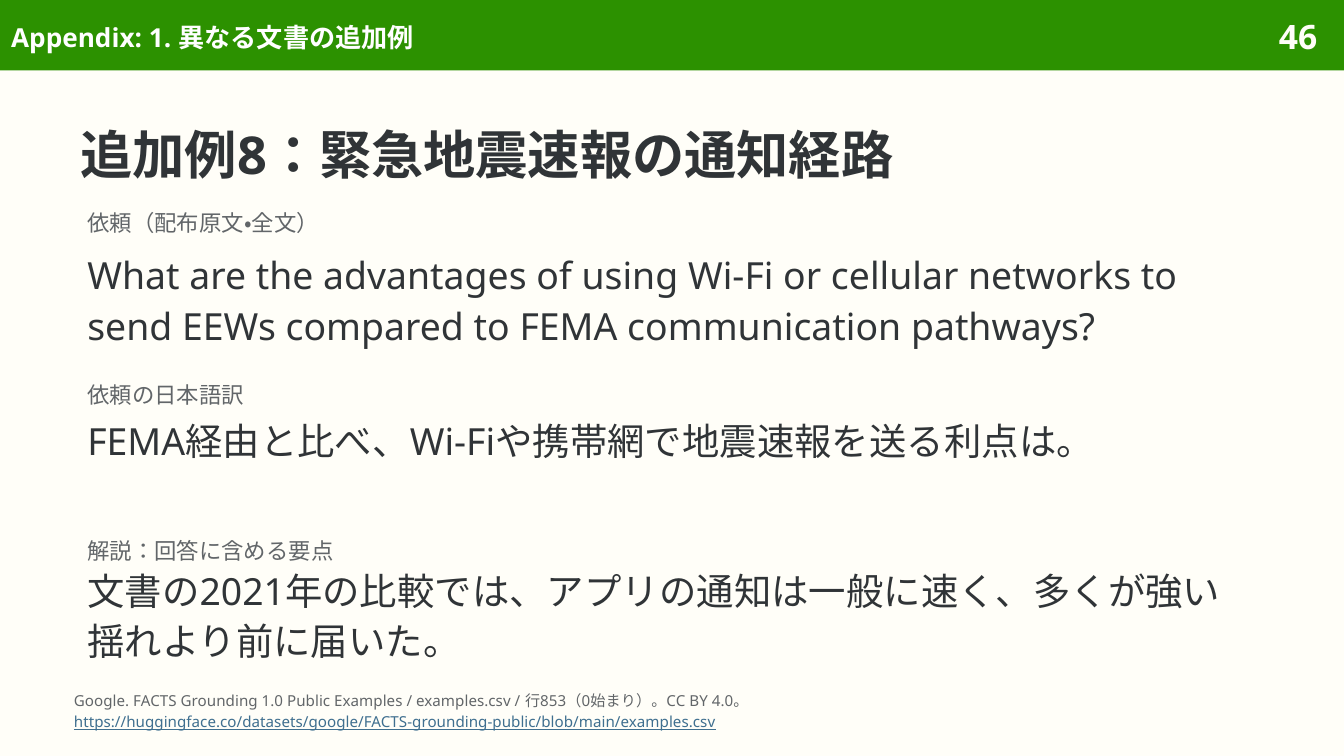
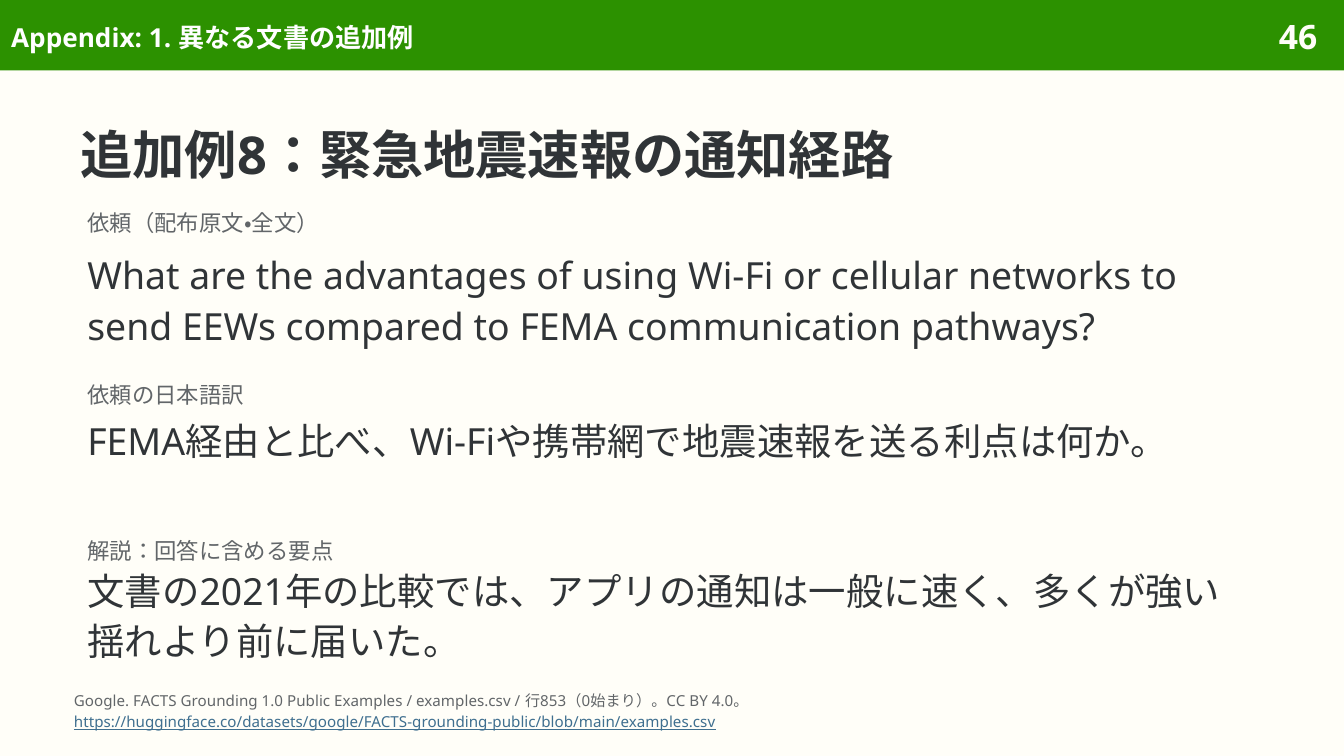
Before and after one commit to sasakiy84/datasets-in-10-minutes, a slide deck: slide 46 of slides/datasets-in-10-minutes-facts-grounding.pptx. Drawn at 1344x756 pixels with LibreOffice and Linux fonts; fonts in the diff are those of the drawing. Boxes give left, top, right and bottom in pixels: in the first picture for what was removed or moved away, otherwise in the second. Text is boxed around its words. In the diff, an @@ line names an element or a change of style, - is before the commit and + after.

```diff
--- a/slides/datasets-in-10-minutes-facts-grounding.pptx
+++ b/slides/datasets-in-10-minutes-facts-grounding.pptx
@@ text at [87,423,1168,458]: text changed @@
-FEMA経由と比べ、Wi-Fiや携帯網で地震速報を送る利点は。
+FEMA経由と比べ、Wi-Fiや携帯網で地震速報を送る利点は何か。
```
Also in this commit, not shown: 16 other slides changed, 7 other files.
